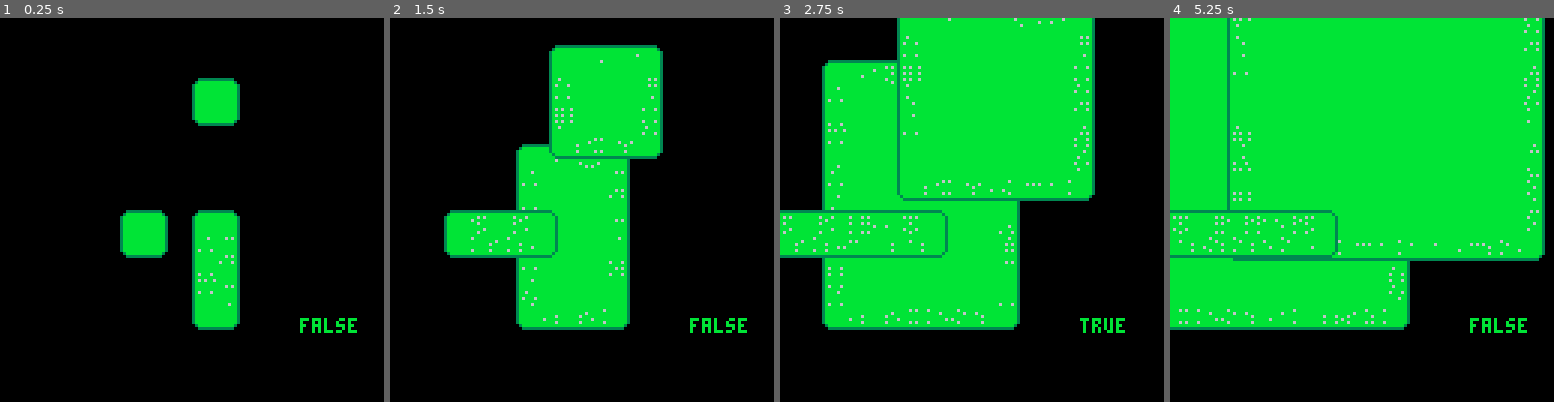
Above: before the commit, frames 1-4 (left to right).
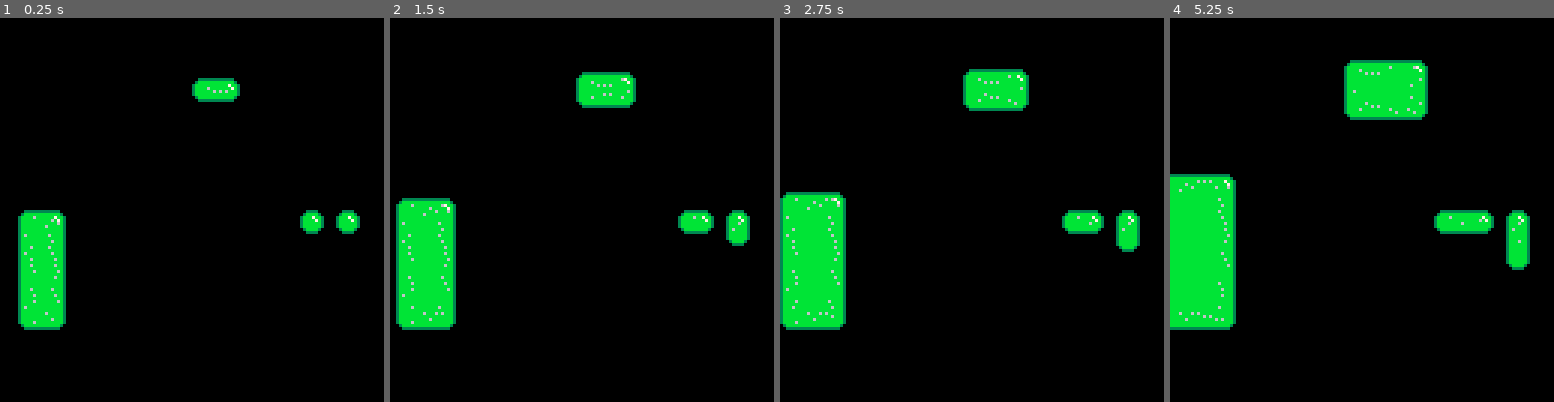
Above: after the commit, the same moments.

Repository: jondkoon/crushed
Game: PICO-8 cartridge crushed_assets.p8
Same seed, same stepped clock (60 frames per second), same inputs: the game is played once before the commit and once after it.
Inputs:
- Up to frame 1 (0.25 s): no input
- Up to frame 2 (1.5 s): tap X (X key) at 0.33, 1.07 s
- Up to frame 3 (2.75 s): tap X (X key) at 1.85 s
- Up to frame 4 (5.25 s): tap X (X key) at 2.97, 4.08, 5.2 s

The runs differ from the first frame. In frame 1, 11% of the frame differs, in the area x 4-94%, y 17-83%; in frame 2, 30%; in frame 3, 51%; in frame 4, 64%, in the area x 0-98%, y 0-83%.

Commit message:
Add ability to start from width/height min 8.

Diff:
--- a/crushed_assets.p8
+++ b/crushed_assets.p8
@@ -13,15 +13,15 @@
 		width = w,
 		height = h,
 		corner_sprite = 3,
-		corner_sprite_size = 8,
+		corner_size = 4,
 		sliver_width = 2,
-		sprite_height = 8,
+		sliver_height = 7,
 		counter = 1,
 		grow_delta = 2,
 		directions = directions,
-		should_grow = false,
+		should_grow = true,
+		grow_speed = 10,
 		available_x_slivers = {
-			{26, 0}, -- plain
 			{26, 0}, -- plain
 			{26, 0}, -- plain
 			{40, 0}, -- spotted
@@ -30,7 +30,6 @@
 			{46, 0}
 		},
 		available_y_slivers = {
-			{64, 6}, -- plain
 			{64, 6}, -- plain
 			{64, 6}, -- plain
 			{56, 0}, -- spotted
@@ -45,16 +44,16 @@
 			left = {}
 		},
 		init = function(self)
-			-- populate slivers for width/height > 16
-			if (self.width > 16) then
-				local hor_slivers = (self.width - 16) / 2
+			-- populate slivers for width/height > (self.corner_size*2)
+			if (self.width > (self.corner_size*2)) then
+				local hor_slivers = (self.width - (self.corner_size*2)) / 2
 				for i = 1, hor_slivers do
 					add(self.slivers["top"], self:get_random_x_sliver())
 					add(self.slivers["bottom"], self:get_random_x_sliver())
 				end
 			end
-			if (self.height > 16) then
-				local vert_slivers = (self.height - 16) / 2
+			if (self.height > (self.corner_size*2)) then
+				local vert_slivers = (self.height - (self.corner_size*2)) / 2
 				for i = 1, vert_slivers do
 					add(self.slivers["right"], self:get_random_y_sliver())
 					add(self.slivers["left"], self:get_random_y_sliver())
@@ -63,7 +62,7 @@
 		end,
 		update = function(self)
 			self.counter += 1
-			if self.counter % 2 == 0 then
+			if self.counter % self.grow_speed == 0 then
 				if self.should_grow then
 					self:grow()
 				end
@@ -73,15 +72,12 @@
 			-- bounding box
 			-- rect(self.x, self.y, self.x + self.width - 1, self.y + self.height - 1, 7)
 
-			-- corners
-			-- top left
-			spr(self.corner_sprite, self.x, self.y)
-			-- top right
-			spr(self.corner_sprite, self.x + self.width - self.corner_sprite_size, self.y, 1, 1, true)
-			-- bottom left
-			spr(self.corner_sprite, self.x, self.y + self.height - self.corner_sprite_size, 1, 1, false, true)
-			-- bottom right
-			spr(self.corner_sprite, self.x + self.width - self.corner_sprite_size, self.y + self.height - self.corner_sprite_size, 1, 1, true, true)
+			-- center area
+			local center_x0 = self.x+self.corner_size
+			local center_y0 = self.y+self.corner_size
+			local center_x1 = center_x0 + self.width - (self.corner_size * 2)
+			local center_y1 = center_y0 + self.height - (self.corner_size * 2)
+			rectfill(center_x0, center_y0, center_x1, center_y1, 11)
 
 			-- slivers
 			for key, collection in pairs(self.slivers) do
@@ -90,15 +86,65 @@
 				end
 			end
 
-			-- center area
-			local center_x0 = self.x+self.corner_sprite_size
-			local center_y0 = self.y+self.corner_sprite_size
-			local center_x1 = center_x0 + self.width - (self.corner_sprite_size * 2)
-			local center_y1 = center_y0 + self.height - (self.corner_sprite_size * 2)
-			rectfill(center_x0, center_y0, center_x1, center_y1, 11)
+			-- corners
+			self:draw_corners()
 
 			-- debug
-			print(self.should_grow, 100, 100)
+			-- print(self.should_grow, 100, 100)
+		end,
+		draw_corners = function(self)
+			local top_left = {x=88,y=0}
+			local top_right = {x=92,y=0}
+			local bottom_left = {x=88,y=4}
+			local bottom_right = {x=92,y=4}
+
+			-- top_left
+			sspr(
+				top_left.x,
+				top_left.y,
+				self.corner_size,
+				self.corner_size,
+				self.x,
+				self.y,
+				self.corner_size,
+				self.corner_size
+			)
+
+			-- top_right
+			sspr(
+				top_right.x,
+				top_right.y,
+				self.corner_size,
+				self.corner_size,
+				self.x + self.width - self.corner_size,
+				self.y,
+				self.corner_size,
+				self.corner_size
+			)
+
+			-- bottom_left
+			sspr(
+				bottom_left.x,
+				bottom_left.y,
+				self.corner_size,
+				self.corner_size,
+				self.x,
+				self.y + self.height - self.corner_size,
+				self.corner_size,
+				self.corner_size
+			)
+
+			-- bottom_right
+			sspr(
+				bottom_right.x,
+				bottom_right.y,
+				self.corner_size,
+				self.corner_size,
+				self.x + self.width - self.corner_size,
+				self.y + self.height - self.corner_size,
+				self.corner_size,
+				self.corner_size
+			)
 		end,
 		get_random_x_sliver = function(self)
 			local random_sliver_index = flr(rnd(#self.available_x_slivers)) + 1
@@ -120,33 +166,27 @@
 			local spr_y = sliver[2]
 
 			if (key == "top") then
-				local x = self:get_sliver_x_pos(i)
-				sspr(spr_x, spr_y, 2, 8, x, self.y, 2, 8)
+				local x = self.x + self.corner_size + (self.grow_delta * (i - 1))
+				sspr(spr_x, spr_y, self.sliver_width, self.sliver_height, x, self.y, self.sliver_width, self.sliver_height)
 			end
 
 			if (key == "bottom") then
-				local x = self:get_sliver_x_pos(i)
-				local y = self:get_sliver_y_pos(i)
-				sspr(spr_x, spr_y, 2, 8, x, y, 2, 8, false, true)
+				local x = self.x + self.corner_size + (self.grow_delta * (i - 1))
+				local y = self.y + self.height - self.sliver_height
+				sspr(spr_x, spr_y, self.sliver_width, self.sliver_height, x, y, self.sliver_width, self.sliver_height, false, true)
 			end
 
 			if (key == "left") then
 				local x = self.x
-				local y = self.y + self.corner_sprite_size + (self.grow_delta * (i - 1))
-				sspr(spr_x, spr_y, 8, 2, x, y, 8, 2)
+				local y = self.y + self.corner_size + (self.grow_delta * (i - 1))
+				sspr(spr_x, spr_y, self.sliver_height, self.sliver_width, x, y, self.sliver_height, self.sliver_width)
 			end
 
 			if (key == "right") then
-				local x = self.x + self.width - 8
-				local y = self.y + self.corner_sprite_size + (self.grow_delta * (i - 1))
-				sspr(spr_x, spr_y, 8, 2, x, y, 8, 2, true, false)
-			end
-		end,
-		get_sliver_x_pos = function(self, i)
-			return self.x + self.corner_sprite_size + (self.grow_delta * (i - 1))
-		end,
-		get_sliver_y_pos = function(self, i)
-			return self.y + self.height - 8
+				local x = self.x + self.width - self.sliver_height
+				local y = self.y + self.corner_size + (self.grow_delta * (i - 1))
+				sspr(spr_x, spr_y, self.sliver_height, self.sliver_width, x, y, self.sliver_height, self.sliver_width, true, false)
+			end
 		end,
 		toggle_growth = function(self, toggle)
 			self.should_grow = toggle
@@ -189,16 +229,17 @@
 end
 
 function _init()
-	make_platform(64, 64, 16, 40, nil, {up=true,down=false,left=true,right=false})
-	make_platform(64, 20, 16, 16, nil, {up=true,down=true,left=true,right=true})
-	make_platform(40, 64, 16, 16, nil, {up=false,down=false,left=true,right=false})
+	make_platform(6, 64, 16, 40, nil, {up=true,down=false,left=true,right=false})
+	make_platform(64, 20, 16, 8, nil, {up=true,down=true,left=true,right=true})
+	make_platform(100, 64, 8, 8, nil, {up=false,down=false,left=true,right=false})
+	make_platform(112, 64, 8, 8, nil, {up=false,down=true,left=false,right=false})
 
 	for platform in all(platforms) do
 		platform:init()
 	end
 end
 
-global_grow_toggle = false
+global_grow_toggle = true
 function _update()
 	if (btnp(5)) then
 		global_grow_toggle = not global_grow_toggle
@@ -219,11 +260,11 @@
 	end
 end
 __gfx__
-000000000000033333333333003333330003333333333333333333333bbbbbbb3bbbbbbb00000000000000000000000000000000000000000000000000000000
-0000000000003bbbbbbbbbbb03bbbbbb003bbbbbbbbbbbbbbbbbbbbb3b6b6bb63bbbbbbb00000000000000000000000000000000000000000000000000000000
-007007000003bbbbbb7bbbbb3bbbbbbb03bbbbbbb6bbbbb6b7bbbbbb3bbbbbbb3bbbbbbb00000000000000000000000000000000000000000000000000000000
-00077000003bbbbbbbbbbb7b3bbbbbbb3bbbbbbbbbbbb6bbbbbbb7bb3bbbb6bb3bbbbbbb00000000000000000000000000000000000000000000000000000000
-0007700003bbbbbbbb7bbbbb3bbbbbbb3bbbbbbbb6bbbbbbb7bbbbbb3bbbbbbb3bbbbbbb00000000000000000000000000000000000000000000000000000000
-007007003bbbbbbbbb7bbb7b3bbbbbbb3bbbbbbbbbb6bbbbb7bbb7bb3bb6bbbb3bbbbbbb00000000000000000000000000000000000000000000000000000000
-000000003bbbbbbbbbbbbb7b3bbbbbbb3bbbbbbbbbbbbbb6bbbbb7bb3bbbbbbb3bbbbbbb00000000000000000000000000000000000000000000000000000000
-000000003bbbbbbbbbbbbbbb3bbbbbbb3bbbbbbbb6bbbbbbbbbbbbbb3b6bbb6b3bbbbbbb00000000000000000000000000000000000000000000000000000000
+000000000000033333333333003333330003333333333333333333333bbbb6bb3bbbbbbb00333333003333000033330033333300000000000000000000000000
+0000000000003bbbbbbbbbbb03bbbbbb003bbbbbbbbbbbbbbbbbbbbb3bbbbbbb3bbbbbbb03bbbbbb03bbbb3003bbbb30bbbbbb30000000000000000000000000
+007007000003bbbbbb7bbbbb3bbbbbbb03bbbbbbb6bbbbbbb7bbbbbb3bbb6bbb3bbbbbbb3bbbbbbb3bbbbbb33bbb7bb3bbbbbbb3000000000000000000000000
+00077000003bbbbbbbbbbb7b3bbbbbbb3bbbbbbbbbb6bbbbbbbbb7bb3bbbbbbb3bbbbbbb3bbbbbbb3bbbbbb33bbbb7b3bbbbbbb3000000000000000000000000
+0007700003bbbbbbbb7bbbbb3bbbbbbb3bbbbbbbbbbbb6bbb7bbbbbb3bb6bbbb3bbbbbbb3bbbbbbb3bbbbbb33bbbbbb3bbbbbbb3000000000000000000000000
+007007003bbbbbbbbb7bbb7b3bbbbbbb3bbbbbbbbbbbbbb6b7bbb7bb3bbbbbbb3bbbbbbb3bbbbbbb3bbbbbb33bbbbbb3bbbbbbb3000000000000000000000000
+000000003bbbbbbbbbbbbb7b3bbbbbbb3bbbbbbbbbbbbbbbbbbbb7bb3b6bbbbb3bbbbbbb03bbbbbb3bbbbbb303bbbb30bbbbbb30000000000000000000000000
+000000003bbbbbbbbbbbbbbb3bbbbbbb3bbbbbbbbbbbbbbbbbbbbbbb3bbbbbbb3bbbbbbb003333333bbbbbb30033330033333300000000000000000000000000
